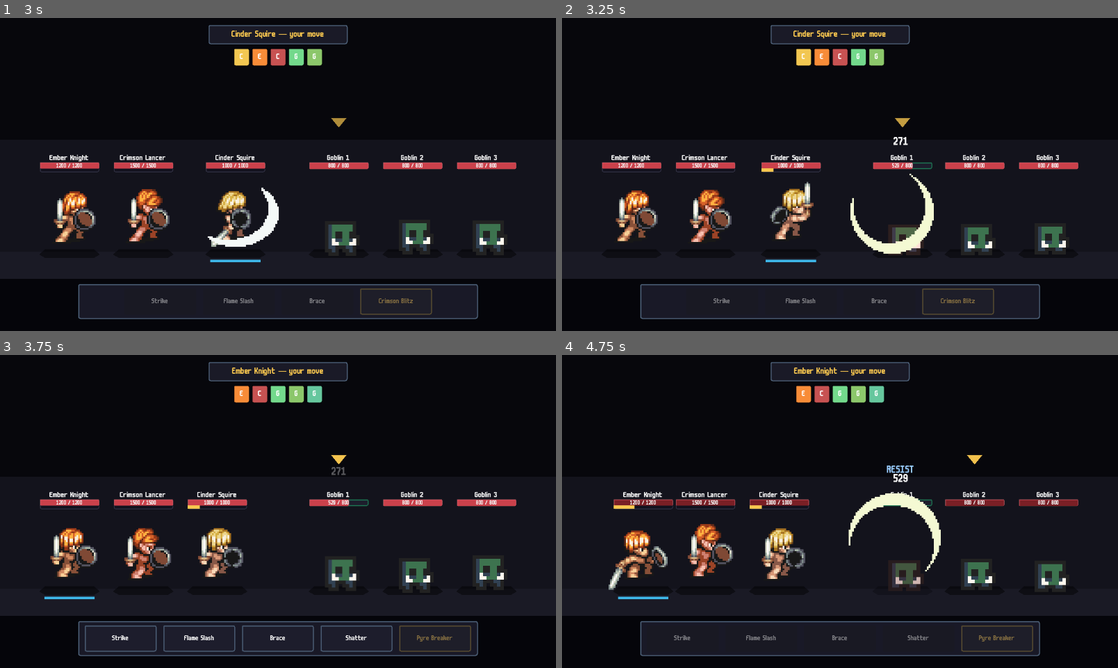
Above: before the commit, frames 1-4 (two rows, left to right).
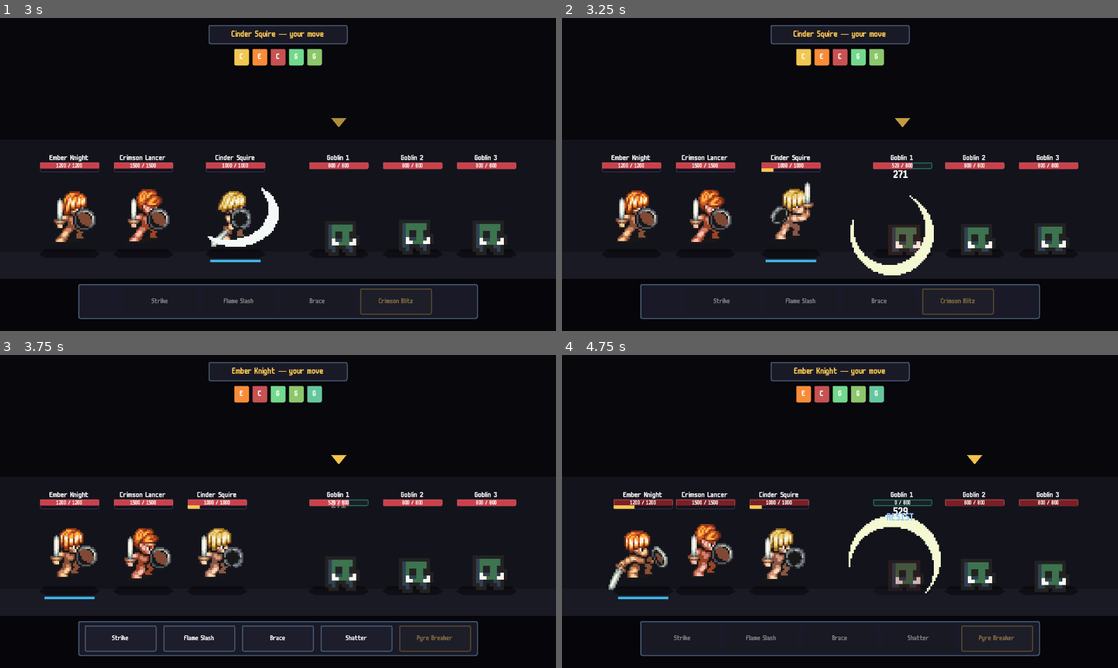
Above: after the commit, the same moments.

Repository: joppe2001/Vaelthorn
Game: Godot game, scene res://scenes/title/title.tscn
The game is run twice, just before and just after one commit, with the same random seed, the same clock (stepped at 60 frames per second) and the same inputs.
Inputs (mouse positions are in pixels of both pictures, inside the frame that each line leads up to):
- Up to frame 1 (3 s): tap Enter at 0.5 s; move the mouse to (400, 158) at 0.52 s; click (400, 158) at 0.67 s; click "Enter Battle" at 1.25 s; click "Start Battle" at 2 s; click "Strike" at 2.75 s
- Up to frame 2 (3.25 s): no input
- Up to frame 3 (3.75 s): move the mouse to (66, 542) at 3.52 s; click (66, 542) at 3.67 s
- Up to frame 4 (4.75 s): click "Flame Slash" at 4.25 s

Frame 1 is identical in both runs. In frame 2, 1.5% of the frame differs, in the area x 51-67%, y 38-83%; in frame 3, less than 0.1%; in frame 4, 1.7%, in the area x 51-69%, y 35-77%.

Commit message:
refactor: named anchor points on Unit so VFX stops guessing positions
Every popup, slash, and VFX in battle.gd hardcoded a magic offset
(-200 for damage, -260 for status banner, -140 for buff rings, -110
for slash, -100 for heal). That works for 64px heroes by accident,
but goblins (16px frame, scale 8) had popups floating in empty
space above their heads.

Added Unit.get_anchor(&"name") with five semantic positions that
adapt to whatever the sprite actually is:

  feet       y = 0                  (ground line / unit origin)
  center     y = sprite_y_offset    (torso / frame center)
  head       y = center - h*0.32    (where status icons & face sit)
  over_head  y = center - h*0.50    (damage popup float)
  above      y = center - h*0.70    (status banner float)

`h` is the on-screen visual height, measured at bind() time from the
first idle frame's AtlasTexture / Texture2D so it's correct for any
sprite size. Placeholder Polygon2D units fall back to 220px.

Migrated every spawn site:

  damage popup     ->  over_head
  miss / DoT       ->  over_head
  status banner    ->  above
  buff/debuff ring ->  head
  heal shimmer     ->  center
  slash arc        ->  center + slash_x (kept horizontal nudge)

For 64px heroes the positions land within ~15px of the old magic
numbers, so visually nothing changes. For 16px goblins, popups
now actually hug the goblin's head instead of floating ~80px above.

Unlocks future moves cleanly: aerial attacks can tween to
target.get_anchor(&"center"); projectiles can spawn from
attacker.get_anchor(&"head"); etc.

Diff:
--- a/scenes/battle/battle.gd
+++ b/scenes/battle/battle.gd
@@ -389,7 +389,7 @@
 
 	if hero_unit.statuses.is_stunned():
 		_turn_label.text = "%s — stunned" % hero_data.display_name
-		_spawn_text_popup(hero_unit.global_position + Vector2(0, -260), "STUNNED", Color(0.95, 0.85, 0.3))
+		_spawn_text_popup(hero_unit.get_anchor(&"above"), "STUNNED", Color(0.95, 0.85, 0.3))
 		await get_tree().create_timer(0.7).timeout
 		_atb_heroes[idx] = max(0.0, _atb_heroes[idx] - DEFAULT_ATB_COST)
 	else:
@@ -576,7 +576,7 @@
 	await get_tree().create_timer(0.35).timeout
 
 	if enemy_unit.statuses.is_stunned():
-		_spawn_text_popup(enemy_unit.global_position + Vector2(0, -260), "STUNNED", Color(0.95, 0.85, 0.3))
+		_spawn_text_popup(enemy_unit.get_anchor(&"above"), "STUNNED", Color(0.95, 0.85, 0.3))
 		await get_tree().create_timer(0.7).timeout
 	else:
 		var target_hero_idx: int = _pick_alive_hero_idx()
@@ -654,14 +654,16 @@
 			# Play hurt recoil if the unit survived the hit (dead anim plays via set_dead)
 			if not killed:
 				target_unit.play_hurt()
-			_spawn_popup(target_unit.global_position + Vector2(0, -200), amount, result.is_crit, result.is_lucky)
+			_spawn_popup(target_unit.get_anchor(&"over_head"), amount, result.is_crit, result.is_lucky)
 			# Slash arc bulges toward the side the sword came FROM.
 			# Attacker to the LEFT of target  -> slash bulges left -> flipped = true (mirror default texture)
 			# Attacker to the RIGHT of target -> slash bulges right -> flipped = false
 			var flipped: bool = target_unit.global_position.x > _attacker_x(attacker_id)
 			var slash_x: int = -20 if flipped else 20
 			if slash_variant != &"":
-				_spawn_slash(target_unit.global_position + Vector2(slash_x, -110), flipped, slash_variant)
+				# Anchor the slash at the target's center, with a small
+				# horizontal nudge in the direction the sword came from.
+				_spawn_slash(target_unit.get_anchor(&"center") + Vector2(slash_x, 0), flipped, slash_variant)
 			if result.is_crit:
 				_shake_camera(12.0, 0.22)
 			else:
@@ -675,18 +677,18 @@
 				attacker_id, target_id, amount, result.is_crit, result.is_lucky, result.elemental_mult,
 			])
 		"miss":
-			_spawn_text_popup(target_unit.global_position + Vector2(0, -200), "MISS", Color(0.7, 0.7, 0.7))
+			_spawn_text_popup(target_unit.get_anchor(&"over_head"), "MISS", Color(0.7, 0.7, 0.7))
 			print("[Battle] %s -> %s MISSED" % [attacker_id, target_id])
 		"status":
 			var data: StatusEffectData = ContentRegistry.get_status(result.status_id)
 			if data == null:
 				push_error("[Battle] missing status: " + str(result.status_id)); return
 			target_unit.add_status(result.status_id, result.duration, result.power, data)
-			_spawn_text_popup(target_unit.global_position + Vector2(0, -260), data.display_name.to_upper(), data.icon_color)
+			_spawn_text_popup(target_unit.get_anchor(&"above"), data.display_name.to_upper(), data.icon_color)
 			_spawn_status_vfx(target_unit, data)
 			EventBus.status_applied.emit(target_id, result.status_id)
 		"status_resisted":
-			_spawn_text_popup(target_unit.global_position + Vector2(0, -260), "RESIST", Color(0.6, 0.8, 1.0))
+			_spawn_text_popup(target_unit.get_anchor(&"above"), "RESIST", Color(0.6, 0.8, 1.0))
 		"heal":
 			var amount: int = int(result.amount)
 			if target_is_hero:
@@ -695,7 +697,7 @@
 			else:
 				_enemies_hp[target_idx] = min(int(_enemies_stats[target_idx].hp), _enemies_hp[target_idx] + amount)
 				target_unit.set_hp(_enemies_hp[target_idx], int(_enemies_stats[target_idx].hp))
-			_spawn_text_popup(target_unit.global_position + Vector2(0, -200), "+%d" % amount, Color(0.4, 0.85, 0.4))
+			_spawn_text_popup(target_unit.get_anchor(&"over_head"), "+%d" % amount, Color(0.4, 0.85, 0.4))
 			_spawn_heal_vfx(target_unit)
 		"none":
 			pass
@@ -742,7 +744,7 @@
 				var amount: int = int(result.amount)
 				_heroes_hp[idx] = max(0, _heroes_hp[idx] - amount)
 				unit.set_hp(_heroes_hp[idx], int(stats.hp))
-				_spawn_dot_popup(unit.global_position + Vector2(0, -200), amount, result.status_id)
+				_spawn_dot_popup(unit.get_anchor(&"over_head"), amount, result.status_id)
 				if _heroes_hp[idx] <= 0:
 					unit.set_dead(true)
 				await get_tree().create_timer(0.20).timeout
@@ -760,7 +762,7 @@
 				var amount: int = int(result.amount)
 				_enemies_hp[idx] = max(0, _enemies_hp[idx] - amount)
 				unit.set_hp(_enemies_hp[idx], int(stats.hp))
-				_spawn_dot_popup(unit.global_position + Vector2(0, -200), amount, result.status_id)
+				_spawn_dot_popup(unit.get_anchor(&"over_head"), amount, result.status_id)
 				if _enemies_hp[idx] <= 0:
 					unit.set_dead(true)
 					if _selected_enemy_idx == idx:
@@ -839,14 +841,16 @@
 	var scene: PackedScene = BUFF_VFX_SCENE if is_buff else DEBUFF_VFX_SCENE
 	var effect := scene.instantiate()
 	_popup_layer.add_child(effect)
-	# Roughly the unit's torso, so the ring frames the upper body.
-	effect.global_position = target_unit.global_position + Vector2(0, -140)
+	# Anchor at the head so the ring frames the upper body, independent
+	# of sprite scale (heroes vs goblins).
+	effect.global_position = target_unit.get_anchor(&"head")
 
 
 func _spawn_heal_vfx(target_unit: Node2D) -> void:
 	var effect := HEAL_VFX_SCENE.instantiate()
 	_popup_layer.add_child(effect)
-	effect.global_position = target_unit.global_position + Vector2(0, -100)
+	# Center on the torso — shimmer rises from there through the head.
+	effect.global_position = target_unit.get_anchor(&"center")
 
 
 ## Spawn the ultimate cut-in overlay, hand it the ult/caster names, and
--- a/scenes/battle/unit.gd
+++ b/scenes/battle/unit.gd
@@ -39,6 +39,12 @@
 
 var statuses: StatusManager = StatusManager.new()
 var _ultimate_value: float = 0.0
+
+# Cached visual height of the sprite (frame_h * sprite_scale). Populated
+# by bind() and consumed by get_anchor(). Default sized for a 64x64 hero
+# at scale 4; bind() overwrites with the real measurement.
+var _visual_height: float = 256.0
+var _sprite_y_offset: float = -96.0
 
 
 # ─── Ultimate gauge ──────────────────────────────────────────────────
@@ -172,6 +178,7 @@
 
 func bind(unit_name: String, color: Color, max_hp: int, idle_frames: SpriteFrames = null, sprite_scale: float = 4.0, sprite_y_offset: float = -96.0) -> void:
 	_name_label.text = unit_name
+	_sprite_y_offset = sprite_y_offset
 
 	if idle_frames != null:
 		_using_anim_sprite = true
@@ -183,17 +190,72 @@
 		if idle_frames.has_animation(&"idle"):
 			_anim_sprite.animation = &"idle"
 			_anim_sprite.play()
+		# Measure the actual frame height so get_anchor() works for both
+		# 64px Mana Seed heroes and 16px 0x72 enemies.
+		_visual_height = _measure_visual_height(idle_frames, sprite_scale)
 	else:
 		_using_anim_sprite = false
 		_sprite.visible = true
 		_anim_sprite.visible = false
 		_sprite.color = color
 		_base_color = color
+		# Placeholder polygon — use a roughly hero-sized default so popups
+		# don't collide with the placeholder square.
+		_visual_height = 220.0
 
 	_hp_bar.max_value = max_hp
 	_hp_bar.value = max_hp
 	_hp_label.text = "%d / %d" % [max_hp, max_hp]
 	_update_hp_color(max_hp, max_hp)
+
+
+## Pull the first-frame texture out of the idle animation and figure out
+## how tall the sprite renders on screen. Works for AtlasTexture
+## (Mana Seed sheets) and plain Texture2D (0x72 single-frame PNGs).
+## Falls back to the 64*scale default if the frames object is missing
+## metadata.
+func _measure_visual_height(frames: SpriteFrames, sprite_scale: float) -> float:
+	var anim: StringName = &"idle"
+	if not frames.has_animation(anim):
+		return 64.0 * sprite_scale
+	if frames.get_frame_count(anim) <= 0:
+		return 64.0 * sprite_scale
+	var tex: Texture2D = frames.get_frame_texture(anim, 0)
+	if tex == null:
+		return 64.0 * sprite_scale
+	if tex is AtlasTexture:
+		return (tex as AtlasTexture).region.size.y * sprite_scale
+	return tex.get_height() * sprite_scale
+
+
+## World position of a named anchor point on this unit. Lets VFX spawn
+## at semantic locations ("head", "center") without hardcoding pixel
+## offsets that break when sprite scale or character size changes.
+##
+##   feet       — y=0 (unit origin, on the ground)
+##   center     — sprite frame center (torso-ish)
+##   head       — top third of the sprite (where status icons / face sit)
+##   over_head  — just above the head (where damage numbers float)
+##   above      — well above the head (where status banners float)
+##
+## Unknown anchor names log a warning and fall back to feet.
+func get_anchor(anchor: StringName) -> Vector2:
+	var local: Vector2
+	match anchor:
+		&"feet":
+			local = Vector2.ZERO
+		&"center":
+			local = Vector2(0, _sprite_y_offset)
+		&"head":
+			local = Vector2(0, _sprite_y_offset - _visual_height * 0.32)
+		&"over_head":
+			local = Vector2(0, _sprite_y_offset - _visual_height * 0.50)
+		&"above":
+			local = Vector2(0, _sprite_y_offset - _visual_height * 0.70)
+		_:
+			push_warning("[Unit] unknown anchor: %s" % anchor)
+			local = Vector2.ZERO
+	return global_position + local
 
 
 func set_hp(current: int, max_hp: int) -> void:
Not shown, changed: TODO.md
